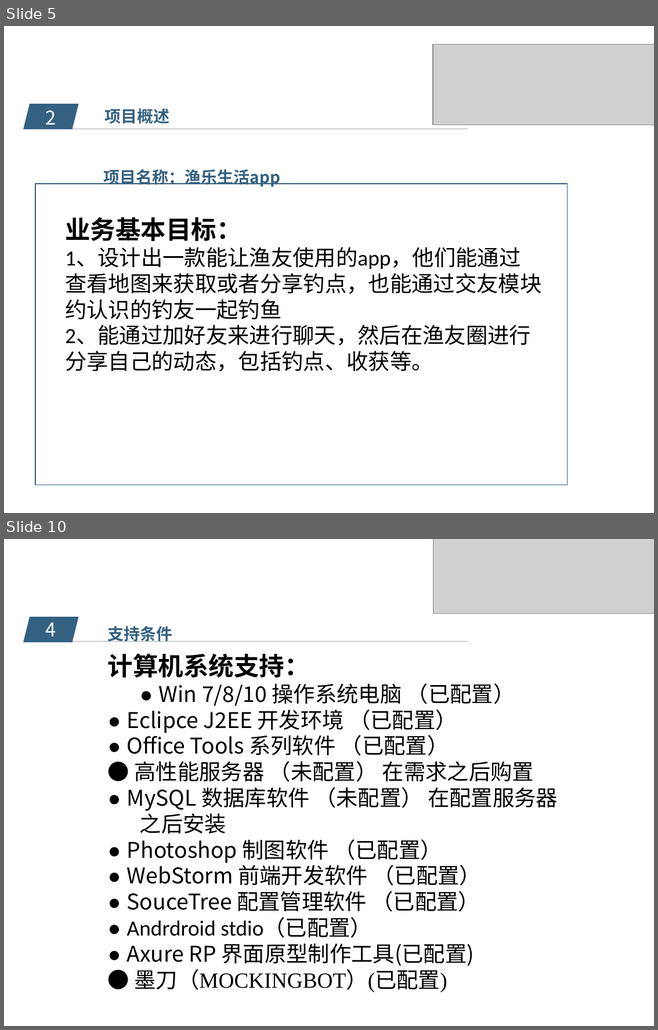
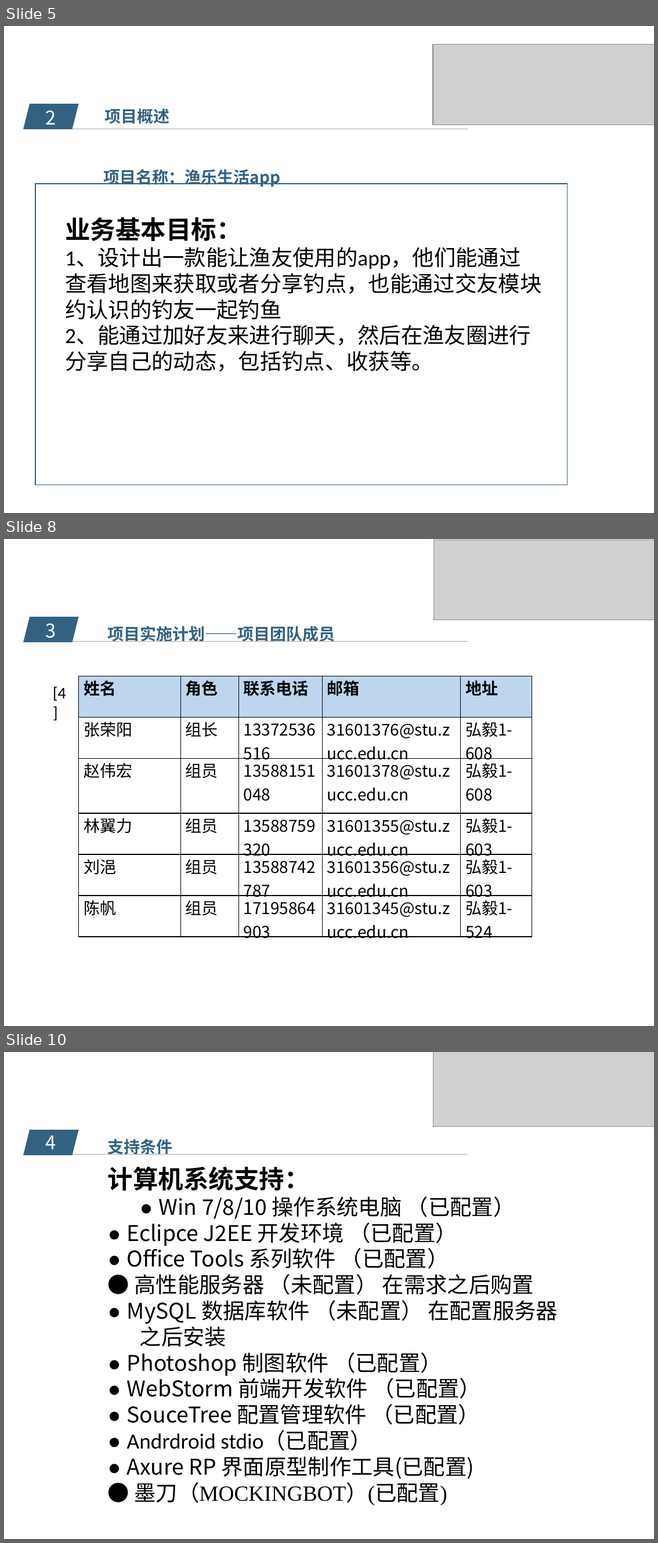
Before and after one commit to popopoi/PRD2018-G07, a slide deck: 受控文档/项目计划/PRD2018-G07- 需求工程项目计划PPT.pptx. Shown one above the other, each under a label of ours: slides 5 and 10 before the commit, slides 5, 8 and 10 after it; the slides between them are not shown. The pictures are 658x1030 and 658x1543 pixels, drawn with LibreOffice and Linux fonts; fonts in the diff are those of the drawing; grey boxes stand for pictures; background and template pictures are left out. Boxes give left, top, right and bottom in pixels: in the first picture for what was removed or moved away, otherwise in the second. Text is boxed around its words. In the diff, an @@ line names an element or a change of style, - is before the commit and + after.

Commit message:
修改《PRD2018-G07-需求工程项目计划PPT》（添加了引用，修改了WBS） 修改《PRD2018-G07-需求工程项目计划》（修改了WBS，修改了干系人） 修改《PRD2018-G07-可行性分析报告》（修改了干系人）

```diff
--- a/受控文档/项目计划/PRD2018-G07- 需求工程项目计划PPT.pptx
+++ b/受控文档/项目计划/PRD2018-G07- 需求工程项目计划PPT.pptx
@@ slide 8 added at (x1=4, y1=539, x2=654, y2=1026), background picture (left out) @@
@@ picture added at (x1=433, y1=540, x2=654, y2=620) @@
@@ parallelogram added at (x1=24, y1=617, x2=79, y2=642), fill #346182 @@
@@ text added at (x1=46, y1=623, x2=56, y2=638), 21 pt, text #FFFFFF @@
+3
@@ line added from (46, 641) to (467, 641), #A6A6A6 0.5 pt @@
@@ text added at (x1=108, y1=626, x2=335, y2=642), 18 pt, text #346182, bold @@
+项目实施计划——项目团队成员
@@ table added at (x1=79, y1=676, x2=532, y2=941), 6 rows, 5 columns @@
+姓名 | 角色 | 联系电话 | 邮箱 | 地址
+张荣阳 | 组长 | 13372536516 | 31601376@stu.zucc.edu.cn | 弘毅1-608
+赵伟宏 | 组员 | 13588151048 | 31601378@stu.zucc.edu.cn | 弘毅1-608
+林翼力 | 组员 | 13588759320 | 31601355@stu.zucc.edu.cn | 弘毅1-603
+刘浥 | 组员 | 13588742787 | 31601356@stu.zucc.edu.cn | 弘毅1-603
+陈帆 | 组员 | 17195864903 | 31601345@stu.zucc.edu.cn | 弘毅1-524
@@ text added at (x1=53, y1=686, x2=66, y2=701), 18 pt, text #000000 @@
+[4]
```
Also in this commit, not shown: 14 slides changed, 1 other slide added, 1 slide removed, 2 other files.
